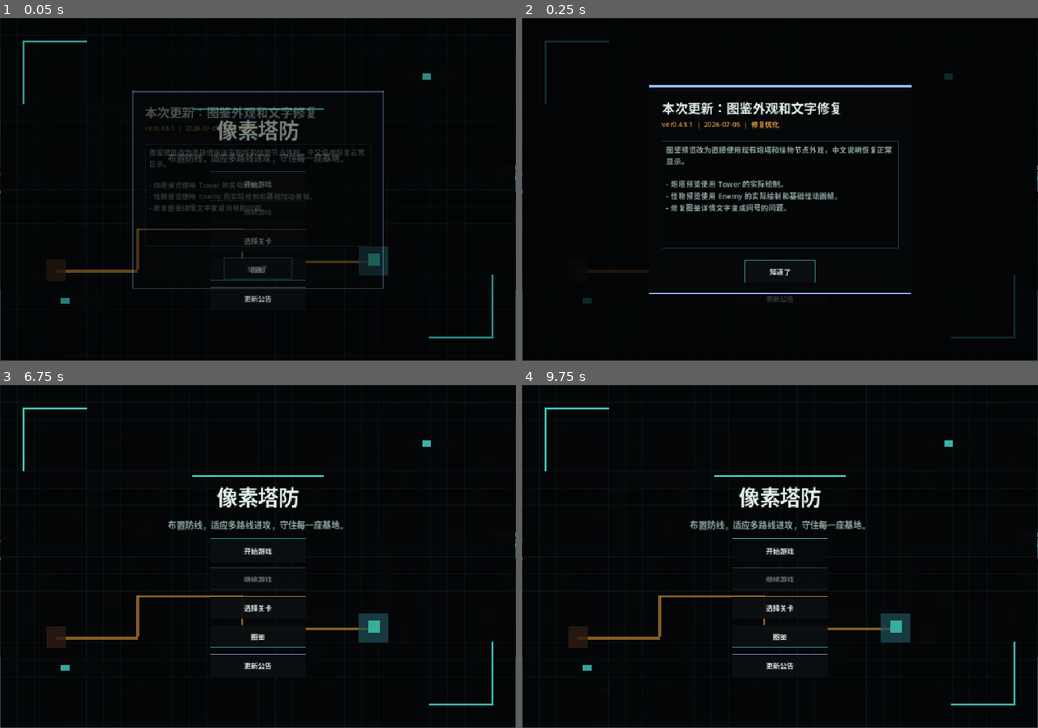
Above: before the commit, frames 1-4 (two rows, left to right).
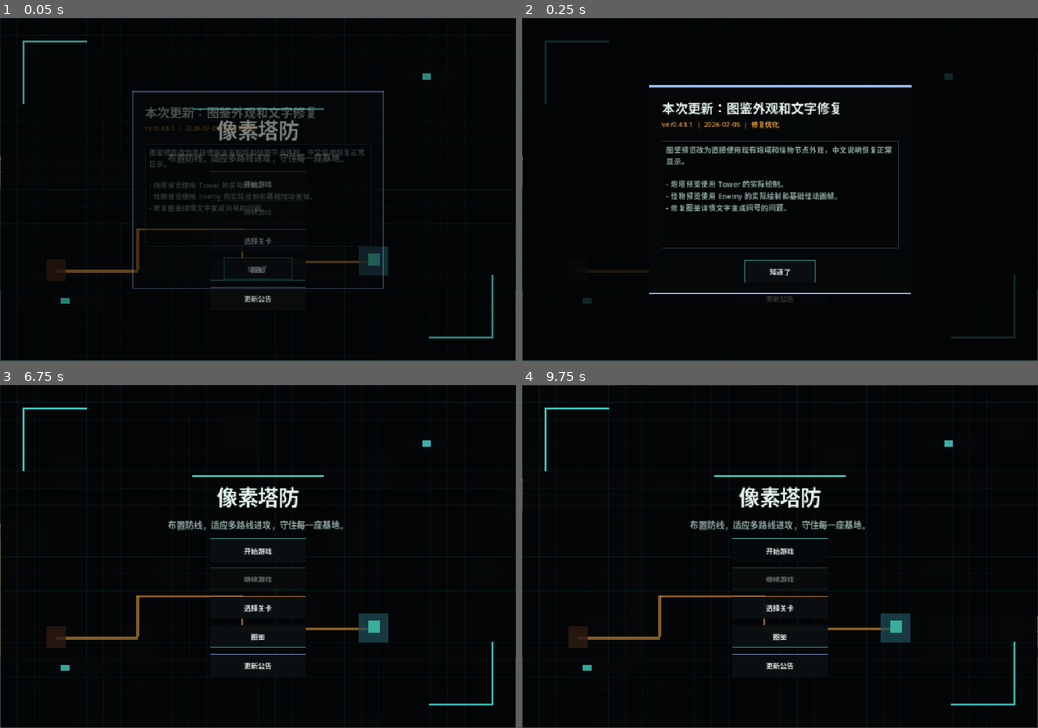
Above: after the commit, the same moments.

Repository: HiKokoro/Pixel-Tower-Defense
Game: Godot game, scene res://scenes/Main.tscn
The game is run twice, just before and just after one commit, with the same random seed, the same clock (stepped at 60 frames per second) and the same inputs.
Inputs (mouse positions are in pixels of both pictures, inside the frame that each line leads up to):
- Up to frame 1 (0.05 s): no input
- Up to frame 2 (0.25 s): no input
- Up to frame 3 (6.75 s): click "开始游戏" at 0.5 s; click "开始游戏" at 1.25 s; click "选择关卡" at 2 s; click "图鉴" at 2.75 s; click "更新公告" at 3.5 s; click "关闭" at 4.25 s; tap Enter at 5, 6.5 s; move the mouse to (371, 539) at 5.02 s; hold D 5.03-5.75 s; tap Tab at 5.1, 6.6 s; click (371, 539) at 5.17 s; tap Space at 5.75 s; drag from (154, 573) to (232, 625) at 5.77 s; move the mouse to (309, 481) at 6.52 s; hold D from 6.53 s (still down)
- Up to frame 4 (9.75 s): release D at 7.25 s; tap Space at 7.25, 8.75 s; drag from (754, 625) to (625, 505) at 7.27 s; tap Enter at 8 s; move the mouse to (934, 607) at 8.02 s; hold A 8.03-8.75 s; tap Tab at 8.1, 9.6 s; drag from (625, 505) to (702, 470) at 8.77 s; move the mouse to (805, 556) at 9.52 s; hold S from 9.53 s (still down); click (805, 556) at 9.67 s

The runs differ from the first frame. In frame 1, less than 0.1% of the frame differs, in the area x 0-100%, y 40-53%; in frame 2, less than 0.1%; in frame 3, less than 0.1%, in the area x 0-100%, y 40-80%; in frame 4, less than 0.1%.

Commit message:
Scale build grid for 64px towers

Diff:
--- a/scripts/BuildManager.gd
+++ b/scripts/BuildManager.gd
@@ -1,7 +1,7 @@
 extends Node2D
 class_name BuildManager
 
-const GRID_SIZE: int = 32
+const GRID_SIZE: int = 64
 const TOWER_COST: int = 50
 const PLAY_TOP: int = 64
 const CONFIG_MAX_TOWER_COST: int = 10000
--- a/scripts/Main.gd
+++ b/scripts/Main.gd
@@ -8,7 +8,7 @@
 const WorldOverlayRendererScene := preload("res://scripts/WorldOverlayRenderer.gd")
 const UpdateAnnouncementsData := preload("res://scripts/UpdateAnnouncements.gd")
 const MAP_HEIGHT: int = 640
-const GRID_SIZE: int = 32
+const GRID_SIZE: int = 64
 const ANNOUNCEMENT_STATE_PATH := "user://announcement_state.cfg"
 const LEVEL_START_SAVE_PATH := "user://level_start_save.cfg"
 const LEVEL_START_SAVE_SECTION := "level_start"
--- a/scripts/MapRenderer.gd
+++ b/scripts/MapRenderer.gd
@@ -1,7 +1,7 @@
 extends Node2D
 class_name MapRenderer
 
-const GRID_SIZE: int = 32
+const GRID_SIZE: int = 64
 const PLAY_TOP: int = 64
 const MAP_HEIGHT: int = 640
 const COL_BG := Color(0.045, 0.055, 0.060)
--- a/tests/LogicSmokeTest.gd
+++ b/tests/LogicSmokeTest.gd
@@ -67,8 +67,14 @@
 
 	var main_init_probe := Main.new()
 	_assert(main_init_probe._message == main_init_probe._get_start_screen_message_text(), "Main initial message should use the start-screen message helper.")
+	_assert(Main.GRID_SIZE == 64, "主逻辑网格必须是64px，才能容纳64px炮塔。")
+	_assert(BuildManager.GRID_SIZE == 64, "建造逻辑网格必须是64px，避免炮塔溢出格子。")
+	_assert(MapRenderer.GRID_SIZE == 64, "地图渲染网格必须是64px，保证视觉格子和建造格一致。")
+	var build_grid_probe := BuildManager.new()
+	_assert(build_grid_probe.grid_to_center(Vector2i(0, 0)) == Vector2(32.0, 96.0), "64px格子的第一格中心应位于炮塔模型中心。")
+	_assert(build_grid_probe.world_to_grid(Vector2(63.0, 127.0)) == Vector2i(0, 0), "64px格子边界内的坐标应仍属于第一格。")
+	build_grid_probe.queue_free()
 	main_init_probe.queue_free()
-
 	var tower_text_probe := Tower.new()
 	_assert(tower_text_probe._format_upgrade_preview_text(2, "强化核心") == "等级2：强化核心", "Tower upgrade preview formatter should use localized text.")
 	_assert(tower_text_probe._format_augmentation_trait_line_text("增幅塔") == "\n增幅：增幅塔", "Tower augmentation formatter should use localized text.")
Not shown, changed: CHANGELOG.md
